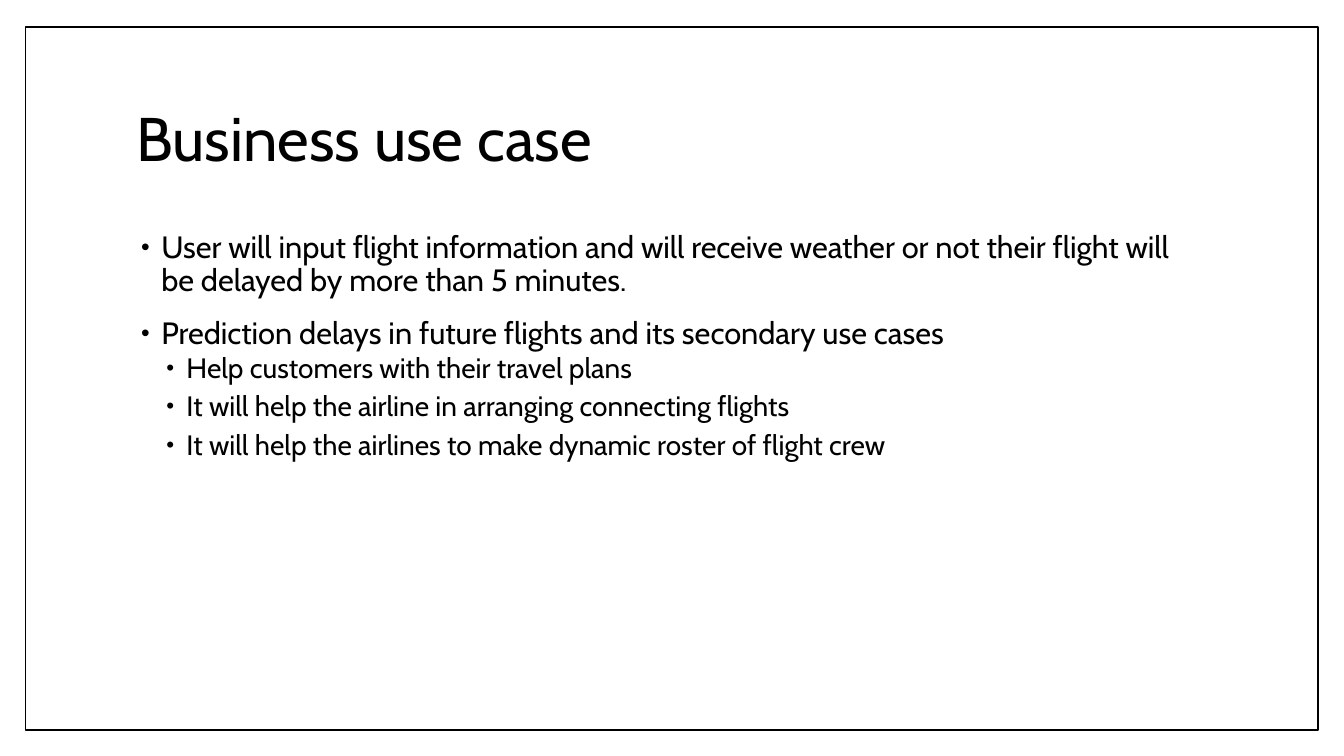
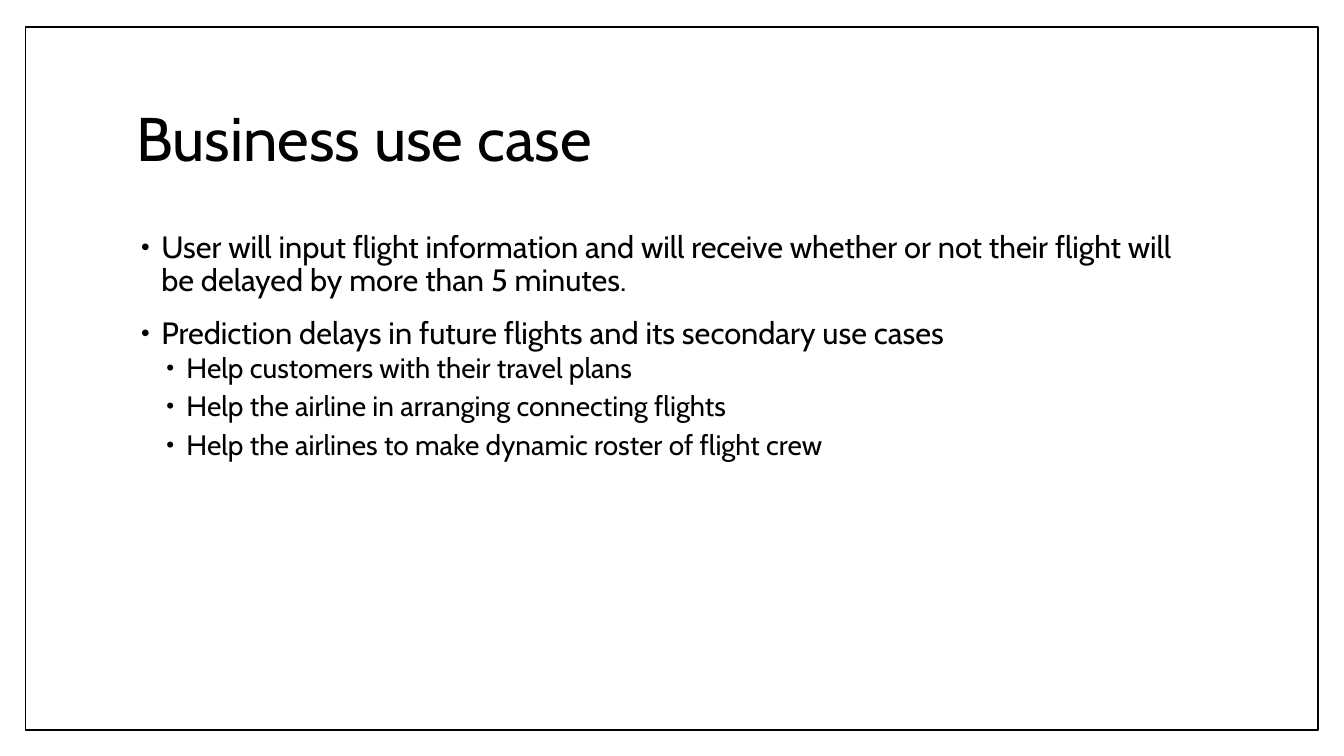
Before and after one commit to RoAjinkya/FlightDelay, a slide deck: slide 2 of docs/Final Presentation_FlightDelay.pptx. Drawn at 1344x756 pixels with LibreOffice and Linux fonts; fonts in the diff are those of the drawing. Boxes give left, top, right and bottom in pixels: in the first picture for what was removed or moved away, otherwise in the second. Text is boxed around its words. In the diff, an @@ line names an element or a change of style, - is before the commit and + after.

```diff
--- a/docs/Final Presentation_FlightDelay.pptx
+++ b/docs/Final Presentation_FlightDelay.pptx
@@ text at (161, 235, 1171, 298): text changed @@
-• User will input flight information and will receive weather or not their flight will be delayed by more than 5 minutes.
+• User will input flight information and will receive whether or not their flight will be delayed by more than 5 minutes.
@@ text at (186, 395, 822, 462): text changed @@
-  • It will help the airline in arranging connecting flights
-  • It will help the airlines to make dynamic roster of flight crew
+  • Help the airline in arranging connecting flights
+  • Help the airlines to make dynamic roster of flight crew
```
Also in this commit, not shown: 7 other slides changed, 2 slides added, 2 slides removed.
